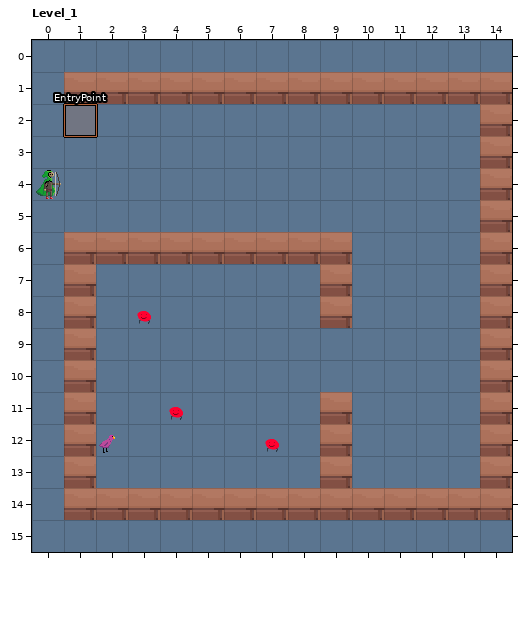
A LDtk project gets an edit: assets/map/firstmap.ldtk. That is the earlier state.
Cells are 16x16 px. Shown: Level_1 x 0..14, y 0..15. The commit also changed other parts of the map, which this record leaves out.
The same view after the edit:
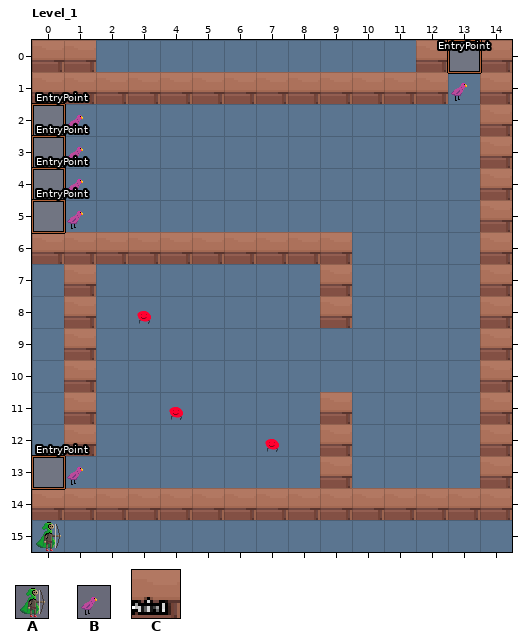
Key: from "Archer": A 0; from "Chick": B 0; from "Walls": C 1 "Wall".
_ is an empty cell.
Objects are placed by their top-left corner, in cells (3,4 is the top-left corner of cell 3,4); size is 1x1 cell unless given.
Diff:
Layer "Walls":
y 0: x 0..1 __ -> CC; x 12 _ -> C; x 14 _ -> C
y 1: x 0 _ -> C; x 13 C -> _
y 6: x 0 _ -> C
y 13: x 1 C -> _
y 14: x 0 _ -> C
Layer "Entities":
changed: A "Player" at 0,4 -> A "Player" at 0,15
added: "EntryPoint" rectangle at 13,0
added: B "SpawnPoint" at 13,1
added: "EntryPoint" rectangle at 0,13
added: B "SpawnPoint" at 1,13
added: "EntryPoint" rectangle at 0,2
added: "EntryPoint" rectangle at 0,3
added: "EntryPoint" rectangle at 0,4
added: "EntryPoint" rectangle at 0,5
added: B "SpawnPoint" at 1,2
added: B "SpawnPoint" at 1,3
added: B "SpawnPoint" at 1,4
added: B "SpawnPoint" at 1,5
removed: B "SpawnPoint" at 2,12
removed: "EntryPoint" rectangle at 1,2
